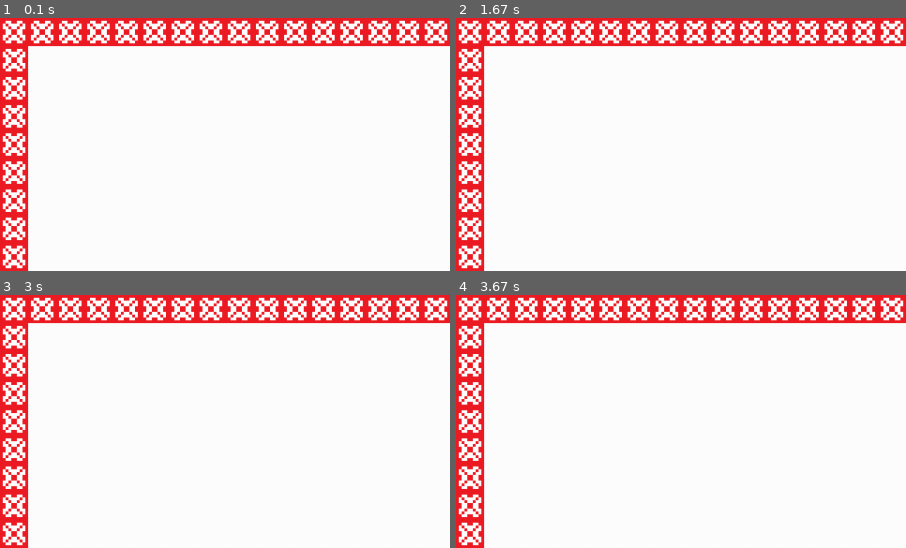
Above: before the commit, frames 1-4 (two rows, left to right).
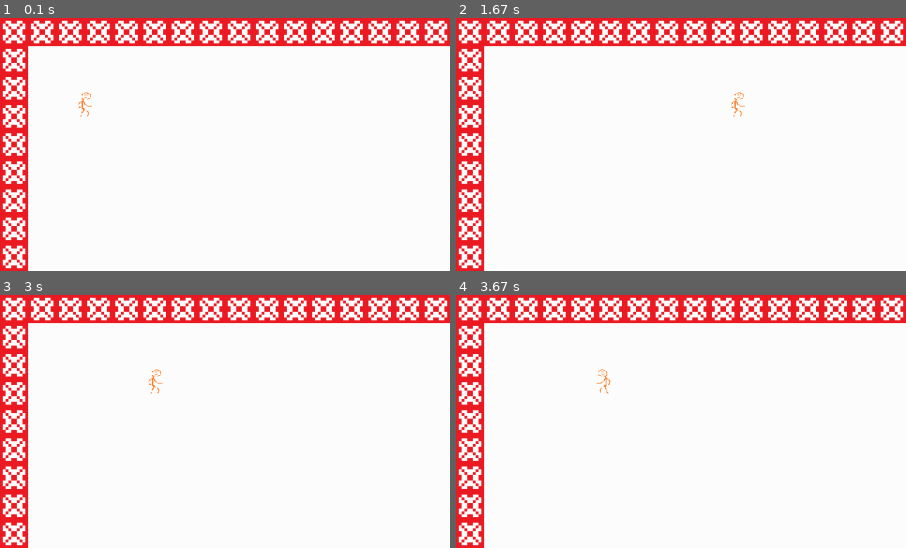
Above: after the commit, the same moments.

Repository: Soft-and-Wet/ProgectPyGame_
Game: pygame game, started from main.py
Same seed, same stepped clock (60 frames per second), same inputs: the game is played once before the commit and once after it.
Inputs (mouse positions are % of the whole screen's width and height, from its top left):
- Up to frame 1 (0.1 s): no input
- Up to frame 2 (1.67 s): hold D 0.33-0.8 s; click (46, 54) at 0.88 s; hold D 1.17-1.63 s
- Up to frame 3 (3 s): hold A 1.67-2.2 s; hold A 2.23-2.63 s; hold D from 2.67 s (still down)
- Up to frame 4 (3.67 s): release D at 3.3 s; hold A from 3.33 s (still down)
The pictures show only the part of the screen within x 0-50%, y 0-50%; the shares and areas given below are measured in that part.

The runs differ from the first frame. In frame 1, 0.1% of the frame differs, in the area x 17-21%, y 29-40%; in frame 2, 0.1%; in frame 3, 0.1%; in frame 4, 0.1%.

Commit message:
Add files via upload

Diff:
--- a/main.py
+++ b/main.py
@@ -17,11 +17,20 @@
 screen = pygame.display.set_mode((0, 0), pygame.FULLSCREEN)
 
 running = True
+move_r, move_l, move_u = False, False, False
+move_d = True
+hero = True
+
+left_right_pose = True
+hero_x = 100
+hero_y = 100
 
 while running:
-    screen.fill((0, 0, 255))
+    # all_sprites.draw(screen)
 
-    # all_sprites.draw(screen)
+    screen.fill((0, 0, 0))
+    board.render()
+    all_sprites.draw(screen)
 
     for event in pygame.event.get():
         # закрытие на shift + esc
@@ -30,9 +39,34 @@
                 running = False
                 pygame.quit()
                 sys.exit()
+            if event.key == pygame.K_a:
+                move_l = True
+                left_right_pose = False
+            if event.key == pygame.K_d:
+                move_r = True
+                left_right_pose = True
+
         if event.type == pygame.MOUSEBUTTONDOWN:
             board.get_click(event.pos)
-    screen.fill((0, 0, 0))
-    board.render()
-    all_sprites.draw(screen)
+
+        if event.type == pygame.KEYUP:
+            move_r, move_l = False, False
+
+    if move_r:
+        hero_x += 5
+    if move_l:
+        hero_x -= 5
+
+    if move_d:
+        pass
+
+    if hero:
+        if left_right_pose:
+            screen.blit(p_hero_1_look_right, (hero_x, hero_y))
+        else:
+            screen.blit(p_hero_1_look_left, (hero_x, hero_y))
+        print((hero_x, hero_y))
+
     pygame.display.flip()
+    clock.tick(fps)
+    pygame.event.pump()
--- a/other.py
+++ b/other.py
@@ -1,5 +1,4 @@
 import pygame
-
 
 # поле
 # поле: 20 в ширину на 40 в высоту, видимая на акране часть: около 15-19 на 10 - 12 (в зависимости от разрешения экрана)
@@ -10,6 +9,8 @@
 board_height = 25
 cell_size = 40
 
+fps = 60
+
 # инициализация времени
 clock = pygame.time.Clock()
 
--- a/sprites.py
+++ b/sprites.py
@@ -26,6 +26,12 @@
 p_wall_image = pygame.transform.scale(load_image("p_wall.png"), (cell_size, cell_size))
 p_not_wall_image = pygame.transform.scale(load_image("p_not_wall.png"), (cell_size, cell_size))
 
+p_hero_1_look_right = pygame.transform.scale(load_image("p_hero_1_look_right.png"), (cell_size, cell_size))
+p_hero_1_look_right.set_colorkey(p_hero_1_look_right.get_at((0, 0)))
+p_hero_1_look_left = pygame.transform.scale(load_image("p_hero_1_look_left.png"), (cell_size, cell_size))
+p_hero_1_look_left.set_colorkey(p_hero_1_look_left.get_at((0, 0)))
+
+
 for i in range(board_height):
     for j in range(board_width):
         if i == 0 or i == board_height - 1 or j == 0 or j == board_width - 1:
